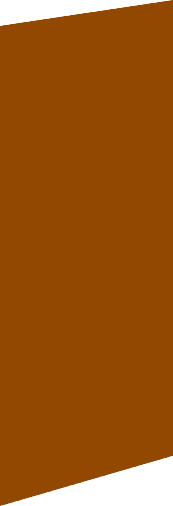
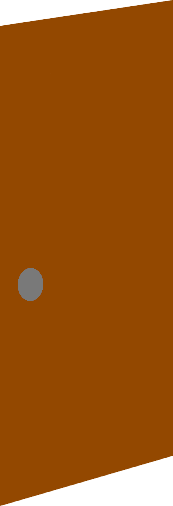
The second w=173, h=506 image is a revision of the first. Changes to its layers:
painted on "Basement Door (Open)" over <box>18,268,43,301</box>
